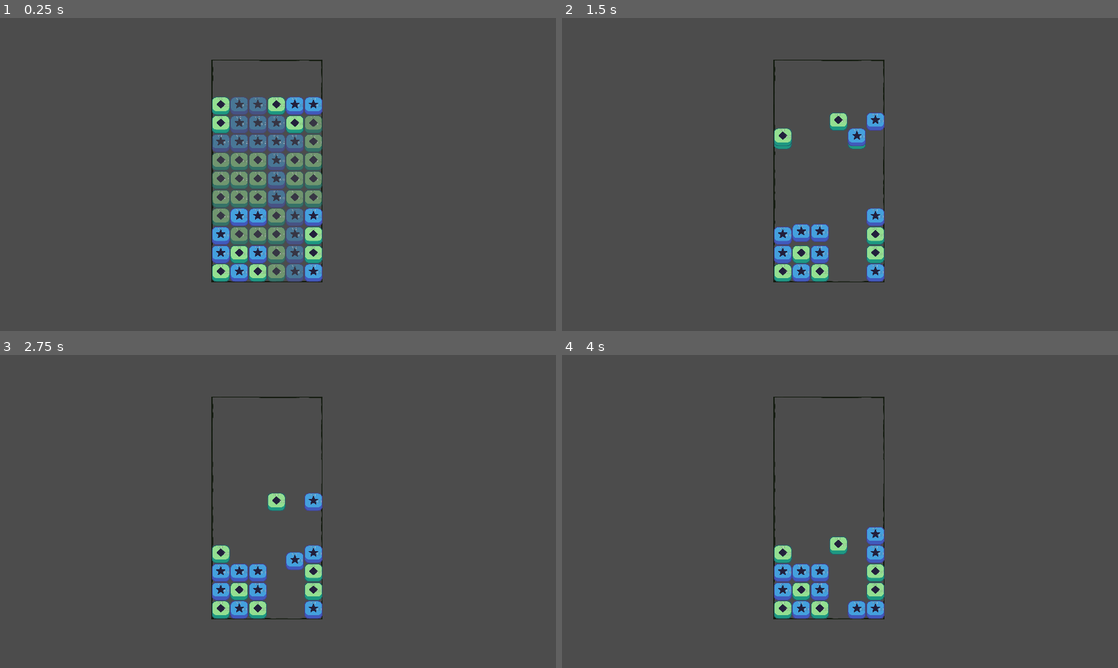
Above: before the commit, frames 1-4 (two rows, left to right).
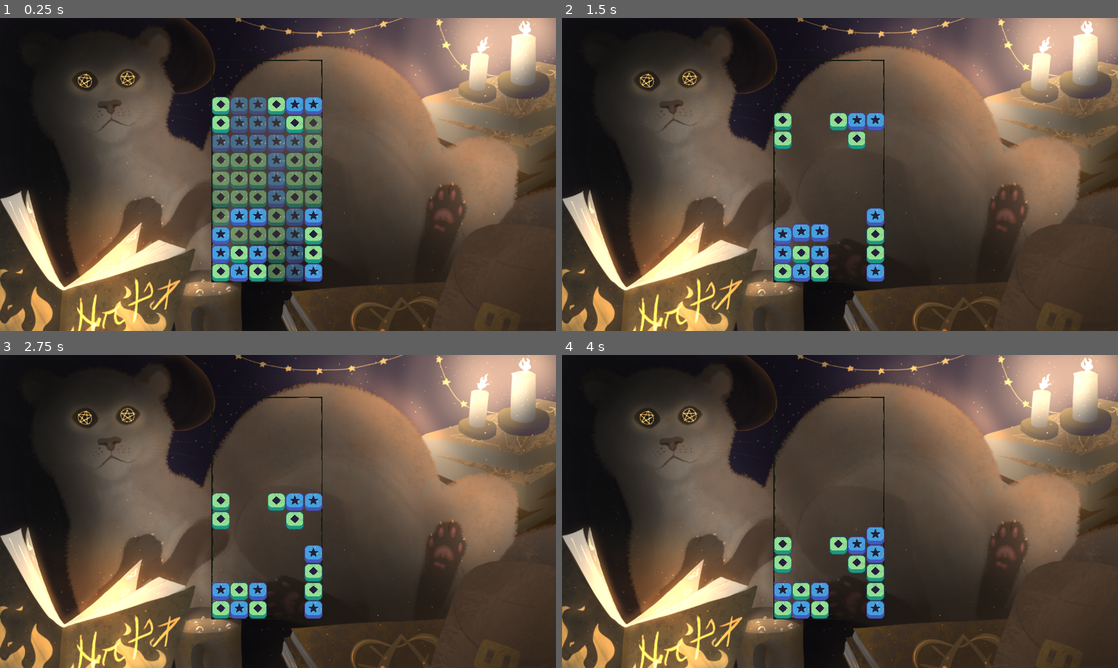
Above: after the commit, the same moments.

Repository: ManyHatsOfLinux/BoxesAgain
Game: Godot game, scene res://Testing/BlockSpaceTesting.tscn
The game is run twice, just before and just after one commit, with the same random seed, the same clock (stepped at 60 frames per second) and the same inputs.
Inputs:
- Up to frame 1 (0.25 s): no input
- Up to frame 2 (1.5 s): tap Enter at 0.5 s
- Up to frame 3 (2.75 s): no input
- Up to frame 4 (4 s): no input

The runs differ from the first frame. In frame 1, 80% of the frame differs, in the area x 0-100%, y 0-100%; in frame 2, 85%; in frame 3, 85%; in frame 4, 85%.

Commit message:
Third commit

Diff:
--- a/Scenes/Gameplay/BlockSpace/BlockSpace.tscn
+++ b/Scenes/Gameplay/BlockSpace/BlockSpace.tscn
@@ -4,6 +4,7 @@
 [ext_resource path="res://Scripts/Gameplay/BlockSpace/BlockSpace.gd" type="Script" id=2]
 
 [node name="BlockSpace" type="Node2D"]
+z_index = 1
 script = ExtResource( 2 )
 StartingRows = 10
 
--- a/Scripts/Gameplay/BlockSpace/Block.gd
+++ b/Scripts/Gameplay/BlockSpace/Block.gd
@@ -49,6 +49,7 @@
 
 
 func fall():
+	print("           ",self, " Falling")
 	self.falling = true
 	self.position = Vector2(self.position.x,self.position.y + fallspeed)
 	pass
@@ -119,6 +120,8 @@
 	queue_free()
 
 func _process(delta):
-	update_adj_neighbors()
-	match_self()
+	if falling == false:
+		update_adj_neighbors()
+		match_self()
+	self.falling = false
 	pass
--- a/Scripts/Gameplay/BlockSpace/BlockSpace.gd
+++ b/Scripts/Gameplay/BlockSpace/BlockSpace.gd
@@ -186,7 +186,9 @@
 	var BlocksBelow : Array = getBlocksBelow(Block)
 	var sizebelow : int = (BlocksBelow.size()*BlockSize)
 
-	if sizebelow < (Block.position.y*-1) :
+	print(Block, "SizeBelow, " , sizebelow, " , y,", (Block.position.y*-1))
+
+	if sizebelow != (Block.position.y*-1) :
 		return true
 	else:
 		return false
@@ -203,11 +205,13 @@
 	var BlocksAlreadyFallen : Array = []
 
 	for Block in BlockList:
-		if Block.paralyzed == false && BlocksAlreadyFallen.has(Block) == false:
+		var x = Block.position.x
+		var y = Block.position.y
+		if Block.paralyzed == false && BlocksAlreadyFallen.has([x,y]) == false:
 			#if block not already falling, And has no lower neighbors.
 			if  should_fall(Block) == true :
+				BlocksAlreadyFallen.append([x,y])
 				Block.fall()
-				BlocksAlreadyFallen.append(Block)
 
 
 				#block is fallen mark all blocks above
@@ -215,7 +219,7 @@
 
 				for BlockX in BlocksAbove:
 						BlockX.fall()
-						BlocksAlreadyFallen.append(Block)
+						BlocksAlreadyFallen.append([BlockX.position.x,BlockX.position.y])
 
 
 
@@ -226,9 +230,6 @@
 	print("BoardReady")
 	randomize()
 
-	#spawn_block(0,1,1)
-	#spawn_block(0,2,1)
-	#spawn_block(1,1,1)
 	spawn_starting_blocks()
 
 func _process(delta):
--- a/Testing/BlockSpaceTesting.tscn
+++ b/Testing/BlockSpaceTesting.tscn
@@ -1,8 +1,18 @@
-[gd_scene load_steps=2 format=2]
+[gd_scene load_steps=3 format=2]
 
 [ext_resource path="res://Scenes/Gameplay/BlockSpace/BlockSpace.tscn" type="PackedScene" id=1]
+[ext_resource path="res://Assets/Textures/BlockSpace/ferretwizardremake1.png" type="Texture" id=2]
 
 [node name="BlocikSpaceTesting" type="Node2D"]
 
 [node name="BlockSpace" parent="." instance=ExtResource( 1 )]
 position = Vector2( 762.36, 879.373 )
+
+[node name="TextureRect" type="TextureRect" parent="."]
+margin_right = 40.0
+margin_bottom = 40.0
+rect_scale = Vector2( 1.6, 1.6 )
+texture = ExtResource( 2 )
+__meta__ = {
+"_edit_use_anchors_": false
+}
Binary file added: Assets/Textures/BlockSpace/ferretwizardremake1.png
Not shown, added: Assets/Textures/BlockSpace/ferretwizardremake1.png.import
